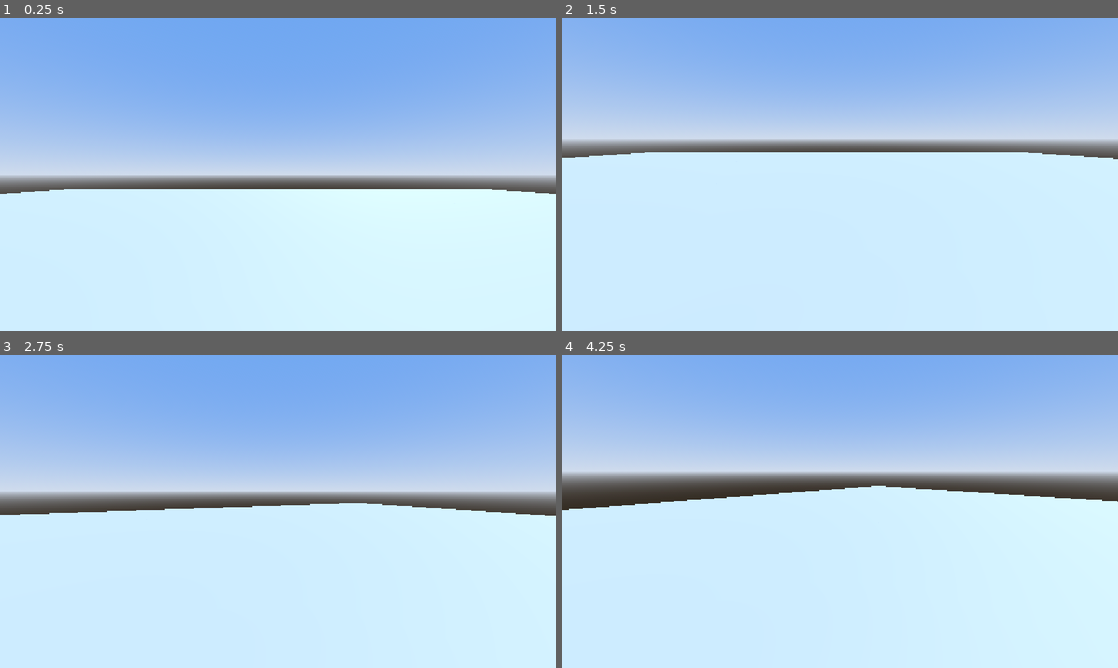
Above: before the commit, frames 1-4 (two rows, left to right).
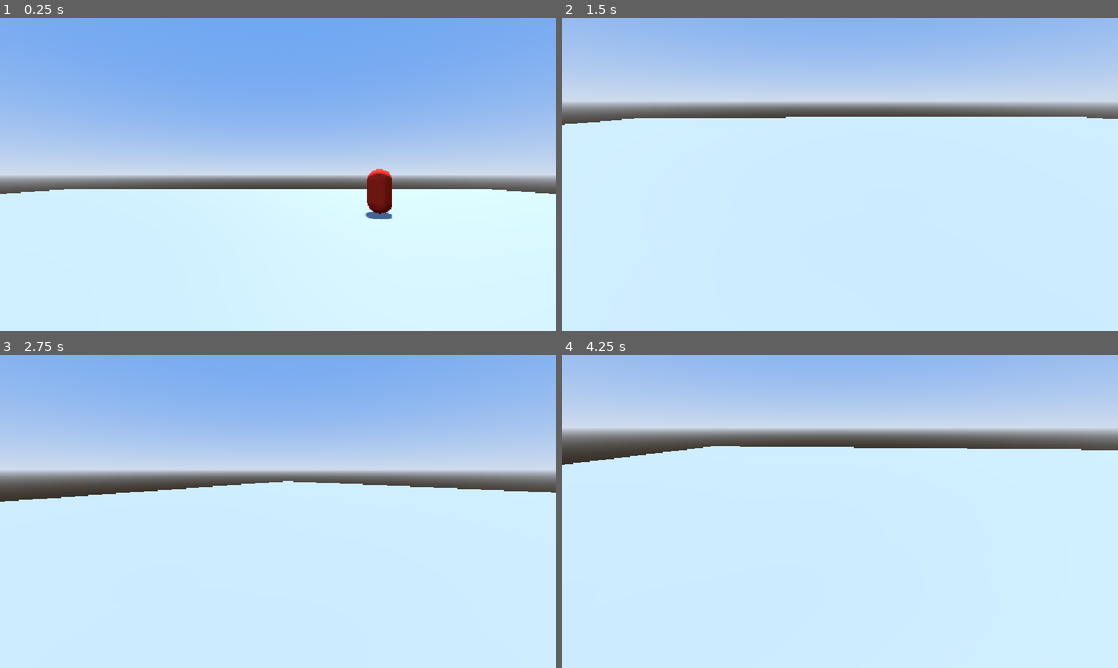
Above: after the commit, the same moments.

Repository: SlipperyMarker/UndeadsAwaitFirstExperiment
Game: Godot game, scene res://Scene/TestingGround.tscn
Two runs of this game, one before a commit and one after it. Both use one fixed random seed, a clock stepped at 60 frames per second and the inputs below.
Inputs (mouse positions are in pixels of both pictures, inside the frame that each line leads up to):
- Up to frame 1 (0.25 s): no input
- Up to frame 2 (1.5 s): tap Enter at 0.5 s; move the mouse to (962, 158) at 0.52 s; press the mouse at (962, 158) at 0.53 s; hold D (MoveRight) 0.53-1.28 s; move the mouse to (812, 174) at 1.27 s; release the mouse at (812, 174) at 1.28 s; hold W (MoveForward) from 1.28 s (still down); click (812, 174) at 1.35 s
- Up to frame 3 (2.75 s): keep holding W (MoveForward); tap Space at 2 s; move the mouse to (289, 505) at 2.02 s; press the mouse at (289, 505) at 2.03 s
- Up to frame 4 (4.25 s): keep holding W (MoveForward); move the mouse to (834, 517) at 2.77 s; release the mouse at (834, 517) at 2.78 s; click (834, 517) at 2.85 s; move the mouse to (878, 514) at 3.52 s; press the mouse at (878, 514) at 3.53 s

The runs differ from the first frame. In frame 1, 0.7% of the frame differs, in the area x 65-71%, y 48-65%; in frame 2, 30%; in frame 3, 14%; in frame 4, 38%, in the area x 0-100%, y 3-50%.

Commit message:
Creation - Code 4
made the hostile entity (base zombie)

Diff:
--- /dev/null
+++ b/Code/HostileNormalBrain.gd
@@ -0,0 +1,15 @@
+class_name HostileBrain
+extends RigidBody3D
+
+#-----Variables-----#
+#Editor-Accesible Variables (you'll thank yourself later)
+@export_category("Dynamic Values")
+@export var MaxHealth:float=3
+@export var Health:float=3
+@export var Damage:float=1.5
+@export_category("Hostile Movement Properties")
+@export var Speed:float=5
+@export var Velocity:float=5
+@export var DashDistance:float=5
+@export var SprintMultiplier:float=1.25
+@export var Stamina:float=10
--- /dev/null
+++ b/Code/HostileNormalMovement.gd
@@ -0,0 +1,2 @@
+class_name HostileMovement
+extends RefCounted
--- a/Prefab/Character/Player.tscn
+++ b/Prefab/Character/Player.tscn
@@ -7,21 +7,21 @@
 [sub_resource type="CapsuleShape3D" id="CapsuleShape3D_pilut"]
 
 [node name="RootPlayer" type="CharacterBody3D" unique_id=1418432344]
+collision_layer = 2
+collision_mask = 5
 script = ExtResource("1_fr4uk")
 RotationSpeed = 0.1
 RotationSpeedMultiplier = 0.1
 
 [node name="MeshInstance3D" type="MeshInstance3D" parent="." unique_id=2040103676]
-transform = Transform3D(1, 0, 0, 0, 1, 0, 0, 0, 1, 0, 1, 0)
 layers = 524288
 mesh = SubResource("CapsuleMesh_pilut")
 
 [node name="CollisionShape3D" type="CollisionShape3D" parent="." unique_id=203953192]
-transform = Transform3D(1, 0, 0, 0, 1, 0, 0, 0, 1, 0, 1, 0)
 shape = SubResource("CapsuleShape3D_pilut")
 
 [node name="Camera3D" type="Camera3D" parent="." unique_id=519775748]
 unique_name_in_owner = true
-transform = Transform3D(1, 0, 0, 0, 1, 0, 0, 0, 1, 0, 1.75, 0)
+transform = Transform3D(1, 0, 0, 0, 1, 0, 0, 0, 1, 0, 0.75, 0)
 cull_mask = 524287
 current = true
--- /dev/null
+++ b/Prefab/Entity/HostileNormal.tscn
@@ -0,0 +1,22 @@
+[gd_scene format=3 uid="uid://dgcra1cy8ecq0"]
+
+[ext_resource type="Script" uid="uid://ddr73gj5j223n" path="res://Code/HostileNormalBrain.gd" id="1_5be34"]
+
+[sub_resource type="StandardMaterial3D" id="StandardMaterial3D_57kga"]
+albedo_color = Color(0.9411765, 0.15686275, 0, 1)
+
+[sub_resource type="CapsuleMesh" id="CapsuleMesh_dcp6d"]
+material = SubResource("StandardMaterial3D_57kga")
+
+[sub_resource type="CapsuleShape3D" id="CapsuleShape3D_dcp6d"]
+
+[node name="RootHostileNormal" type="RigidBody3D" unique_id=1284982535]
+collision_layer = 4
+collision_mask = 7
+script = ExtResource("1_5be34")
+
+[node name="MeshInstance3D" type="MeshInstance3D" parent="." unique_id=931502039]
+mesh = SubResource("CapsuleMesh_dcp6d")
+
+[node name="CollisionShape3D" type="CollisionShape3D" parent="." unique_id=1576014454]
+shape = SubResource("CapsuleShape3D_dcp6d")
--- a/Scene/TestingGround.tscn
+++ b/Scene/TestingGround.tscn
@@ -1,6 +1,7 @@
 [gd_scene format=3 uid="uid://dnyoqqvu2qjht"]
 
 [ext_resource type="PackedScene" uid="uid://dcvx6mwanr8ij" path="res://Prefab/Character/Player.tscn" id="1_ohjr4"]
+[ext_resource type="PackedScene" uid="uid://dgcra1cy8ecq0" path="res://Prefab/Entity/HostileNormal.tscn" id="2_fi3qu"]
 
 [sub_resource type="PlaneMesh" id="PlaneMesh_f56lk"]
 size = Vector2(50, 50)
@@ -25,6 +26,9 @@
 
 [node name="RootMaster" type="Node3D" unique_id=1856344525]
 
+[node name="RootPlayer" parent="." unique_id=1418432344 instance=ExtResource("1_ohjr4")]
+transform = Transform3D(1, 0, 0, 0, 1, 0, 0, 0, 1, 0, 1, 0)
+
 [node name="RootEnvironment" type="Node3D" parent="." unique_id=2004770224]
 
 [node name="MeshGround" type="MeshInstance3D" parent="RootEnvironment" unique_id=1171383636]
@@ -43,6 +47,5 @@
 [node name="WorldEnvironment" type="WorldEnvironment" parent="RootEnvironment" unique_id=775454772]
 environment = SubResource("Environment_fkdi6")
 
-[node name="RootPlayer" parent="." unique_id=1418432344 instance=ExtResource("1_ohjr4")]
-RotationSpeed = 0.005
-RotationSpeedMultiplier = 1.0
+[node name="RootHostileNormal" parent="." unique_id=1284982535 instance=ExtResource("2_fi3qu")]
+transform = Transform3D(1, 0, 0, 0, 1, 0, 0, 0, 1, 4.5708055, 1, -9.1850815)
Not shown, added: Code/HostileNormalBrain.gd.uid
Not shown, added: Code/HostileNormalMovement.gd.uid
